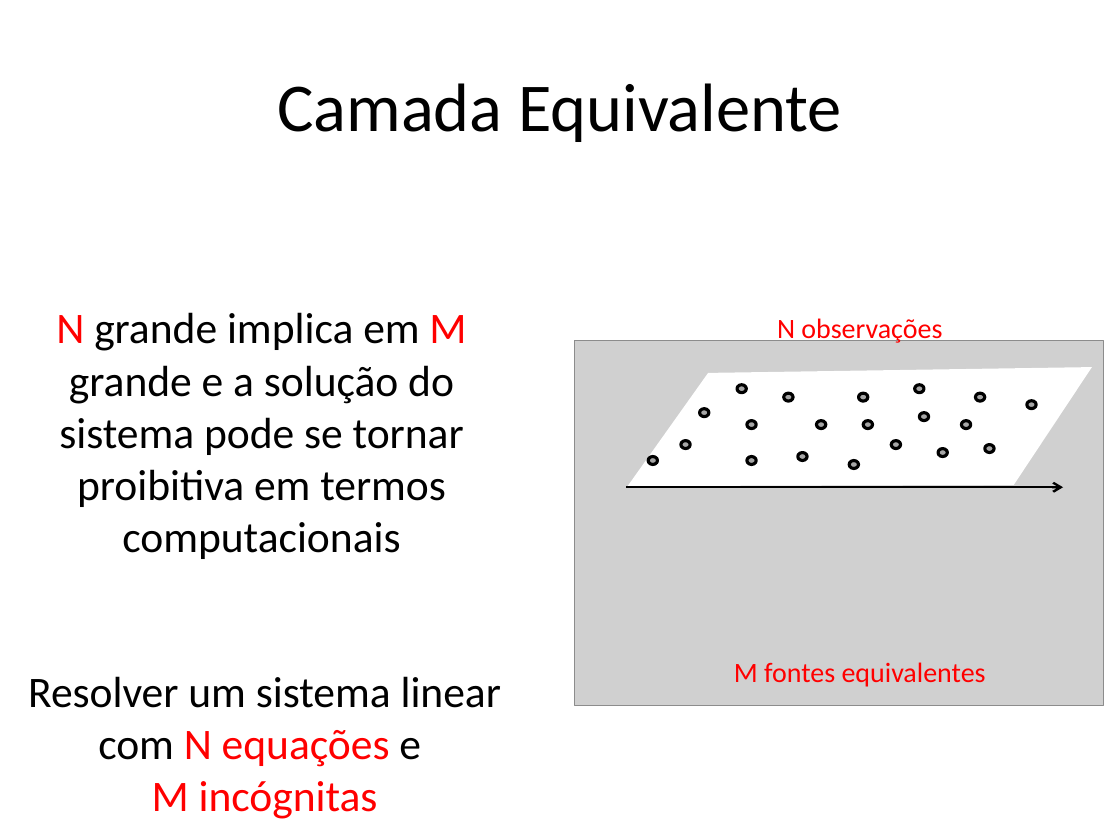
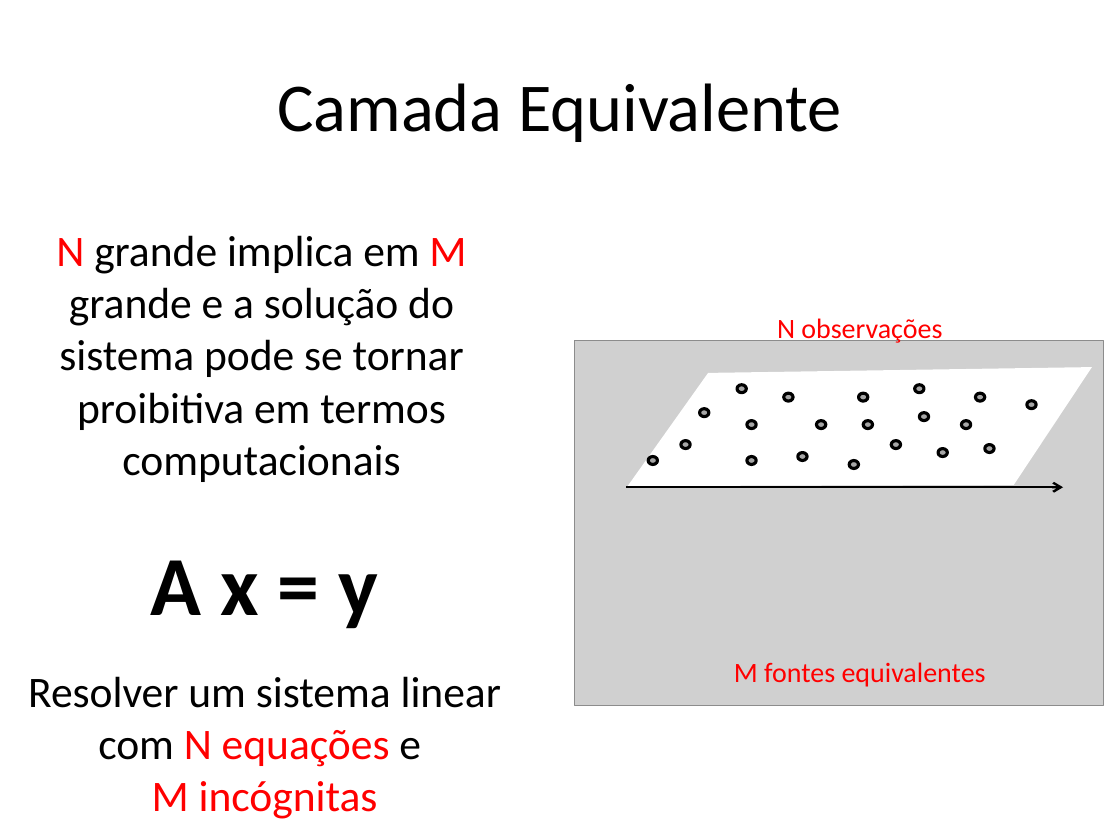
Before and after one commit to pinga-lab/CE-VII-SimBGf-2016, a slide deck: slide 27 of slides/ce-introducao.pptx (slide 13 before the commit). Drawn at 1120x840 pixels with LibreOffice and Linux fonts; fonts in the diff are those of the drawing; grey boxes stand for pictures. Boxes give left, top, right and bottom in pixels: in the first picture for what was removed or moved away, otherwise in the second. Text is boxed around its words. In the diff, an @@ line names an element or a change of style, - is before the commit and + after.

Commit message:
primeiras ideias sobre camada equivalente

```diff
--- a/slides/ce-introducao.pptx
+++ b/slides/ce-introducao.pptx
@@ text "N grande implica em M ..." moved from (x1=56, y1=312, x2=466, y2=559) to (x1=56, y1=235, x2=466, y2=482) @@
@@ text added at (x1=150, y1=560, x2=378, y2=629), 54 pt, text #000000, bold @@
+A x = y
```
Also in this commit, not shown: 1 other slide changed, 16 slides added, 1 slide removed, 1 other file.
